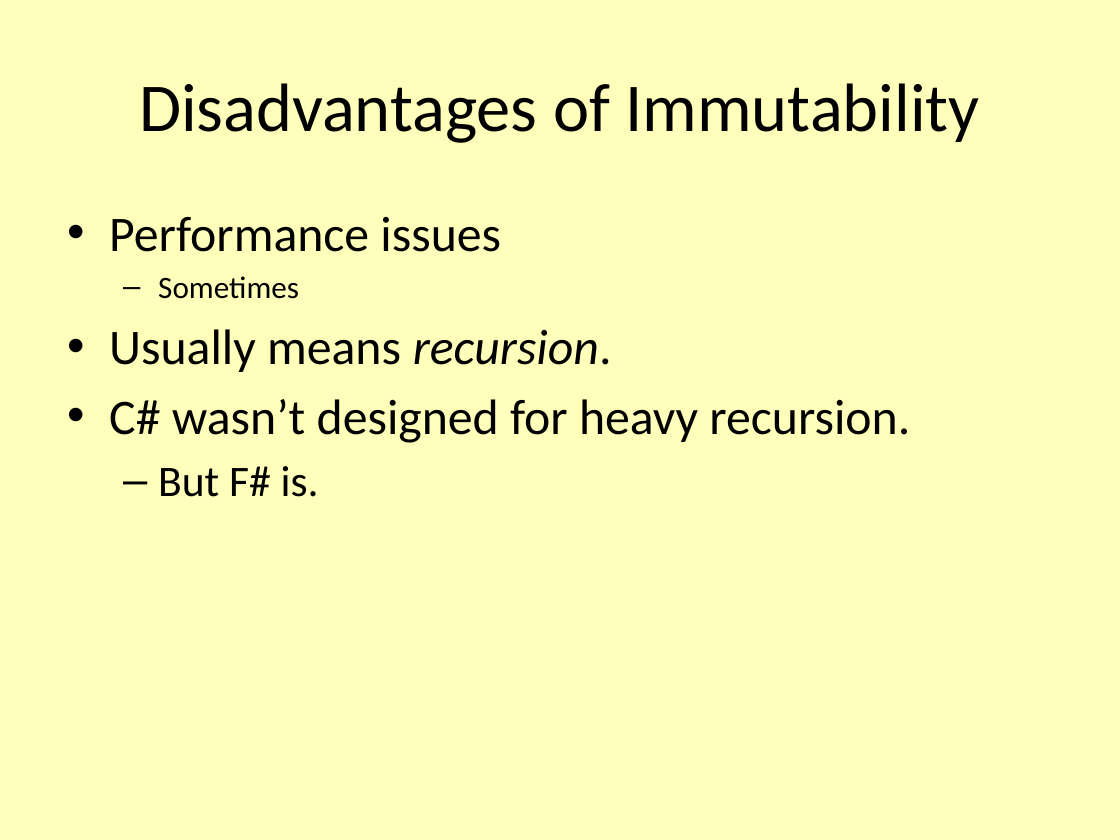
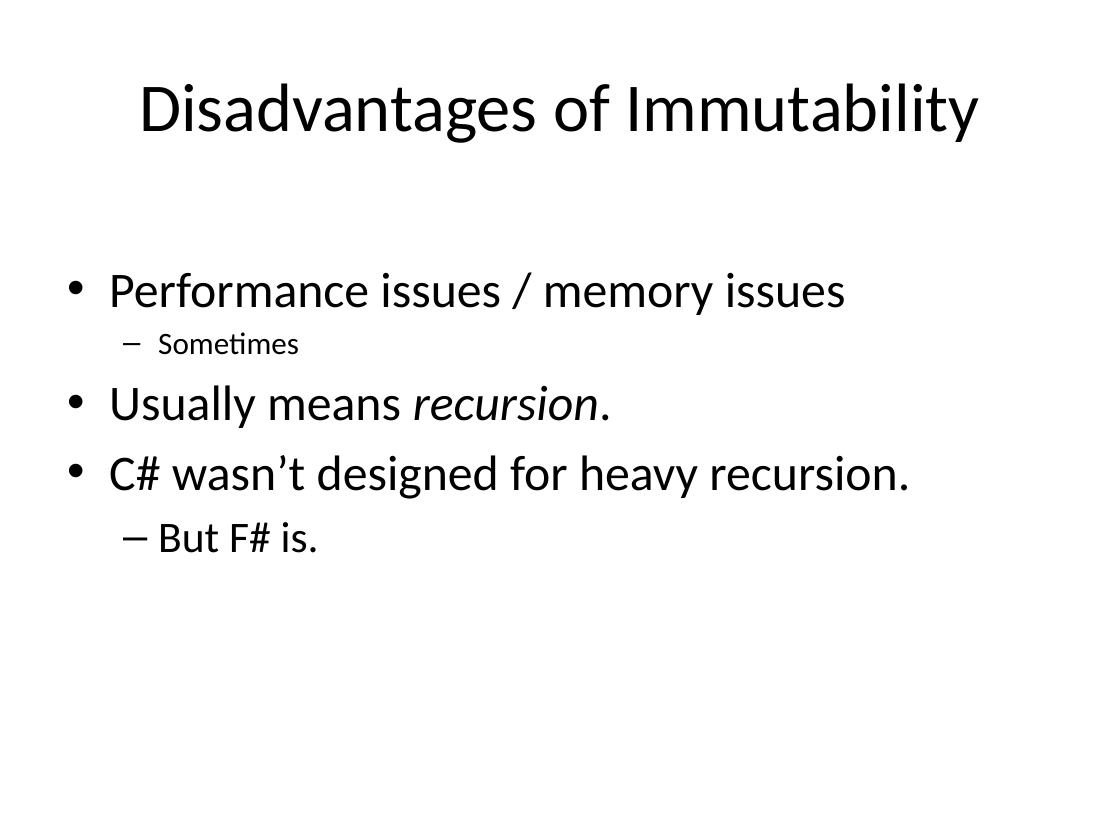
Before and after one commit to vcsjones/Presentations, a slide deck: slide 16 of RCC.2010.2/F.pptx (slide 12 before the commit). Drawn at 1120x840 pixels with LibreOffice and Linux fonts; fonts in the diff are those of the drawing; background and template pictures are left out. Boxes give left, top, right and bottom in pixels: in the first picture for what was removed or moved away, otherwise in the second. Text is boxed around its words. In the diff, an @@ line names an element or a change of style, - is before the commit and + after.

```diff
--- a/RCC.2010.2/F.pptx
+++ b/RCC.2010.2/F.pptx
@@ background #FFFFBB to #FFFFFF @@
@@ text "Performance issues / memory issues": place and size @@
-text "Performance issues / memory issues" at [109,216,910,497]
+text "Performance issues / memory issues" at [109,272,910,553]
@@ text at [109,272,846,315]: text changed @@
-• Performance issues
+• Performance issues / memory issues
```
Also in this commit, not shown: 11 other slides changed, 5 slides added, 11 other files.
